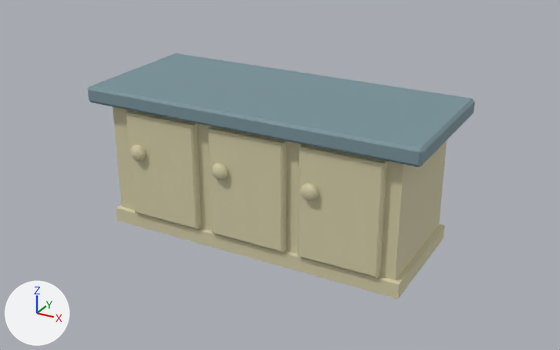
One commit to the FBX model BlindNight/Assets/Models/KitchenIsland.fbx: the scene before it, then after it.
Both versions are drawn from a 50 mm camera at (7.02, -2.42, 3.08) aimed at (4.08, 2.93, 0.41). The axes (+X, +Y, +Z) are drawn at lower left. The lights are the same throughout. Where no turn or scale is listed for an object, it has been applied to the vertices.

Objects in the first picture: 'KitchenIsland'.
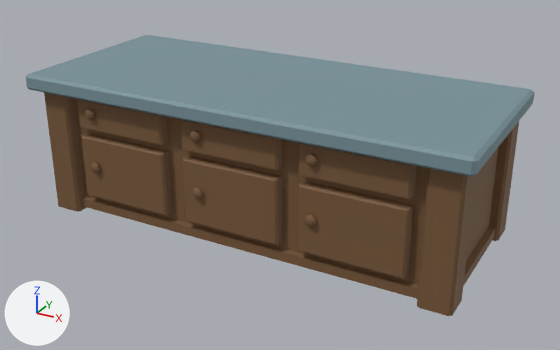
Where the change shows, as pixel boxes [x1, y1, x2, y2] in the pictures (560 x 350 px; the box of a moved part takes in the faces that stretch with it):
'KitchenIsland', recoloured, reshaped, moved (beige to brown, 32% wider, 14% taller): before [88, 53, 475, 299]; after [25, 35, 535, 316]
part 1 of me_kitchenisland_mesh, moved or reshaped: before [298, 144, 387, 278]; after [298, 181, 414, 279]
part 2 of me_kitchenisland_mesh, moved or reshaped: before [208, 127, 287, 252]; after [182, 155, 282, 245]
part 3 of me_kitchenisland_mesh, moved or reshaped: before [126, 110, 201, 229]; after [81, 133, 172, 216]
part 4 of me_kitchenisland_mesh, moved or reshaped: before [130, 145, 146, 161]; after [193, 187, 203, 199]
part 5 of me_kitchenisland_mesh, moved or reshaped: before [211, 163, 228, 180]; after [91, 162, 101, 173]
part 6 of me_kitchenisland_mesh, moved or reshaped: before [300, 183, 318, 201]; after [305, 214, 316, 227]
part 7 of me_kitchenisland_mesh, moved or reshaped: before [88, 53, 475, 167]; after [25, 35, 535, 177]
part 8 of me_kitchenisland_mesh, added (brown): after [298, 143, 417, 199]
part 9 of me_kitchenisland_mesh, added (brown): after [180, 119, 282, 170]
part 10 of me_kitchenisland_mesh, added (brown): after [77, 99, 168, 145]
part 11 of me_kitchenisland_mesh, added: after [190, 130, 201, 142]
part 12 of me_kitchenisland_mesh, added: after [85, 108, 95, 120]
part 13 of me_kitchenisland_mesh, added: after [305, 153, 318, 167]
part 14 of me_kitchenisland_mesh, rebuilt (27% wider): before [113, 107, 447, 299]; after [73, 98, 498, 299]
part 15 of me_kitchenisland_mesh, added (brown): after [417, 168, 475, 316]
part 16 of me_kitchenisland_mesh, added (brown): after [44, 92, 87, 212]
part 17 of me_kitchenisland_mesh, added (brown): after [489, 122, 519, 241]

Edits to the bpy script that builds the scene:
```text
Change mat_kitchenisland_m:
    mat_kitchenisland_m.base_color: (0.662, 0.612, 0.393) -> (0.19, 0.0978, 0.041)  # beige #d5cda8 -> brown #795839
Change me_kitchenisland_mesh:
    remove me_kitchenisland_mesh.from_pydata(...)  # 347 vertices, 314 faces; spans x -1.43..1.43, y -0.73..0.51, z -0.01..1.21
    add me_kitchenisland_mesh.from_pydata(...)  # 706 vertices, 612 faces; spans x -1.95..1.95, y -0.84..0.84, z -0.05..1.21
    me_kitchenisland_mesh part 1: the loose piece of 12 vertices spanning x 0.49..1.14, y -0.67..-0.59, z 0.13..1.03 is scaled about its middle by (1.34, 1.32, 0.622), then moved by (0.25, -0.06, -0.16)
    me_kitchenisland_mesh part 2: the loose piece of 12 vertices spanning x -0.29..0.36, y -0.67..-0.59, z 0.13..1.03 is scaled about its middle by (1.34, 1.32, 0.622), then moved by (-0.02, -0.06, -0.16)
    me_kitchenisland_mesh part 3: the loose piece of 12 vertices spanning x -1.08..-0.43, y -0.67..-0.59, z 0.13..1.03 is scaled about its middle by (1.34, 1.32, 0.622), then moved by (-0.29, -0.06, -0.16)
    me_kitchenisland_mesh part 4: the loose piece of 89 vertices spanning x -1.03..-0.89, y -0.73..-0.66, z 0.65..0.78 is scaled about its middle by (0.676, 0.723, 0.723), then moved by (0.7, -0.06, -0.27)
    me_kitchenisland_mesh part 5: the loose piece of 89 vertices spanning x -0.24..-0.11, y -0.73..-0.66, z 0.65..0.78 is scaled about its middle by (0.676, 0.723, 0.723), then moved by (-1.15, -0.06, -0.27)
    me_kitchenisland_mesh part 6: the loose piece of 89 vertices spanning x 0.53..0.66, y -0.73..-0.66, z 0.65..0.78 is scaled about its middle by (0.676, 0.723, 0.723), then moved by (0.16, -0.06, -0.27)
    me_kitchenisland_mesh part 7: the loose piece of 24 vertices spanning x -1.43..1.43, y -0.72..0.51, z 1.07..1.21 is scaled about its middle by (1.37, 1.37, 1), then moved by (0.0, 0.11, 0.0)
    me_kitchenisland_mesh part 8: the loose piece of 12 vertices spanning x 0.49..1.14, y -0.67..-0.59, z 0.13..1.03 is copied, and the copy is scaled about its middle by (1.34, 1.32, 0.286), then moved by (0.25, -0.06, 0.33); it spans x 0.63..1.5, y -0.74..-0.63, z 0.78..1.04
    me_kitchenisland_mesh part 9: the loose piece of 12 vertices spanning x -0.29..0.36, y -0.67..-0.59, z 0.13..1.03 is copied, and the copy is scaled about its middle by (1.34, 1.32, 0.286), then moved by (-0.02, -0.06, 0.33); it spans x -0.42..0.46, y -0.74..-0.63, z 0.78..1.04
    me_kitchenisland_mesh part 10: the loose piece of 12 vertices spanning x -1.08..-0.43, y -0.67..-0.59, z 0.13..1.03 is copied, and the copy is scaled about its middle by (1.34, 1.32, 0.286), then moved by (-0.29, -0.06, 0.33); it spans x -1.48..-0.6, y -0.74..-0.63, z 0.78..1.04
    me_kitchenisland_mesh part 11: the loose piece of 89 vertices spanning x -1.03..-0.89, y -0.73..-0.66, z 0.65..0.78 is copied, and the copy is scaled about its middle by (0.676, 0.723, 0.723), then moved by (0.7, -0.06, 0.22); it spans x -0.3..-0.21, y -0.79..-0.74, z 0.89..0.98
    me_kitchenisland_mesh part 12: the loose piece of 89 vertices spanning x -1.03..-0.89, y -0.73..-0.66, z 0.65..0.78 is copied, and the copy is scaled about its middle by (0.676, 0.723, 0.723), then moved by (-0.36, -0.06, 0.22); it spans x -1.36..-1.27, y -0.79..-0.74, z 0.89..0.98
    me_kitchenisland_mesh part 13: the loose piece of 89 vertices spanning x 0.53..0.66, y -0.73..-0.66, z 0.65..0.78 is copied, and the copy is scaled about its middle by (0.676, 0.723, 0.723), then moved by (0.16, -0.06, 0.22); it spans x 0.71..0.8, y -0.79..-0.74, z 0.89..0.98
    me_kitchenisland_mesh part 14: the loose piece of 20 vertices spanning x -1.3..1.3, y -0.63..0.42, z -0.01..1.17 is rebuilt with 20 vertices and now spans x -1.84..1.84, y -0.69..0.69, z -0.01..1.17
    me_kitchenisland_mesh part 15: a new loose piece of 14 vertices spanning x 1.61..1.87, y -0.75..-0.48, z -0.05..1.11, in mat_kitchenisland_m (brown #795839)
    me_kitchenisland_mesh part 16: a new loose piece of 14 vertices spanning x -1.85..-1.59, y -0.75..-0.48, z -0.05..1.11, in mat_kitchenisland_m (brown #795839)
    me_kitchenisland_mesh part 17: a new loose piece of 14 vertices spanning x 1.61..1.87, y 0.52..0.79, z -0.05..1.11, in mat_kitchenisland_m (brown #795839)
Change ob_kitchenisland:
    ob_kitchenisland.location: (4.155, 2.845, 0.0) -> (3.98, 2.976, 0.0)
```
